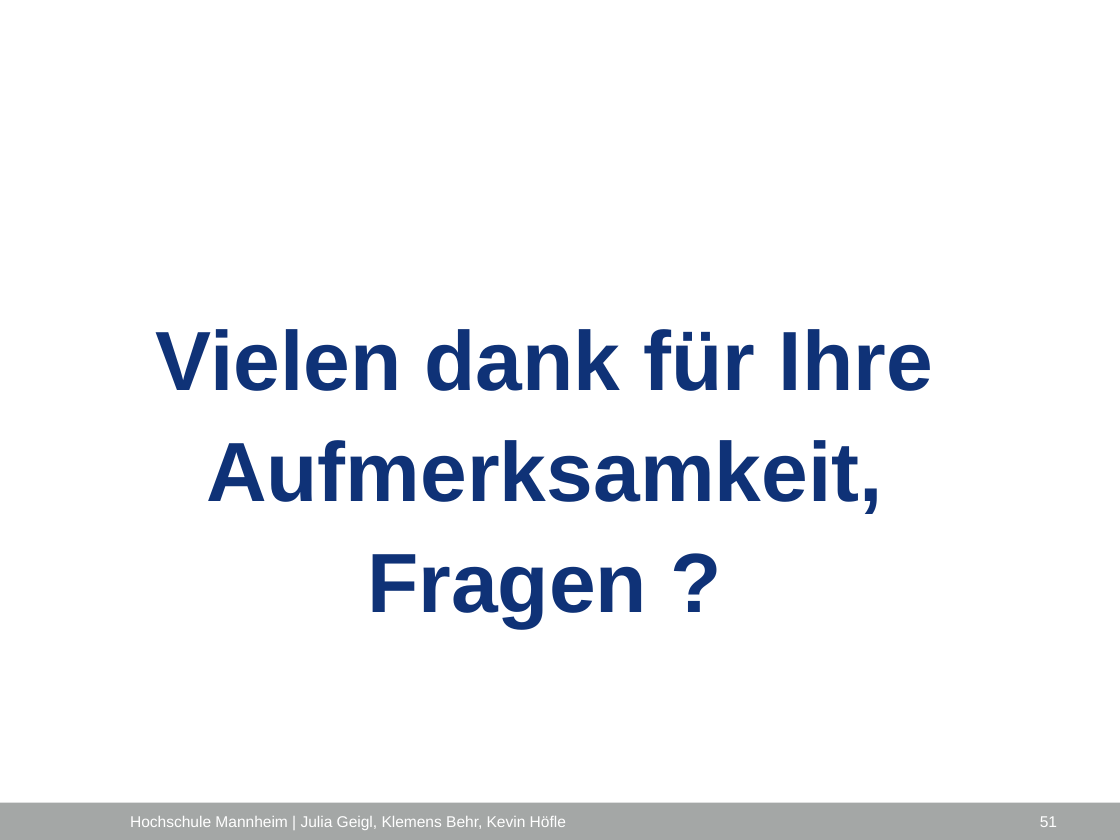
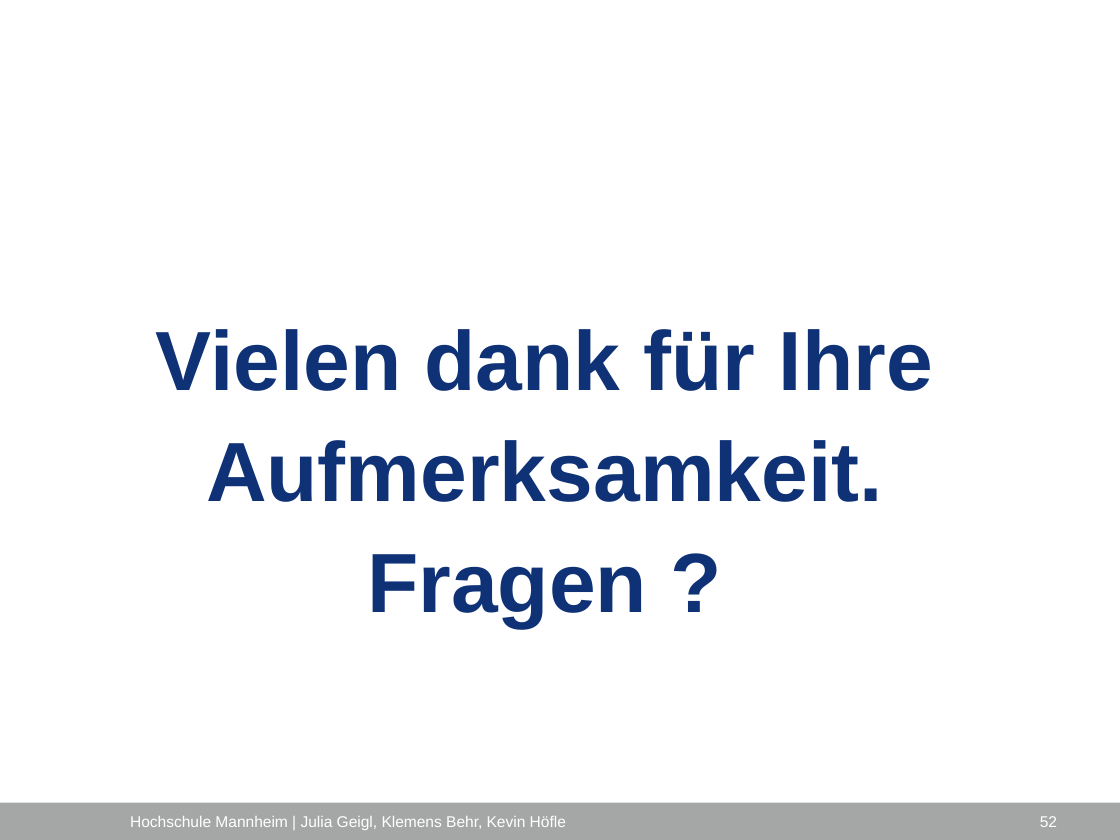
Before and after one commit to ProjektlaborEmbeddedSecurity/Presentation, a slide deck: slide 52 of PES_FH_VERS.pptx (slide 51 before the commit). Drawn at 1120x840 pixels with LibreOffice and Linux fonts; fonts in the diff are those of the drawing; background and template pictures are left out. Boxes give left, top, right and bottom in pixels: in the first picture for what was removed or moved away, otherwise in the second. Text is boxed around its words. In the diff, an @@ line names an element or a change of style, - is before the commit and + after.

```diff
--- a/PES_FH_VERS.pptx
+++ b/PES_FH_VERS.pptx
@@ title at (x1=156, y1=329, x2=933, y2=627): text changed @@
-Vielen dank für Ihre Aufmerksamkeit,
-Fragen ?
+Vielen dank für Ihre Aufmerksamkeit.
+Fragen ?
@@ page number at (x1=1040, y1=816, x2=1057, y2=827): text changed @@
-51
+52
```
Also in this commit, not shown: 15 other slides changed, 1 slide added.
